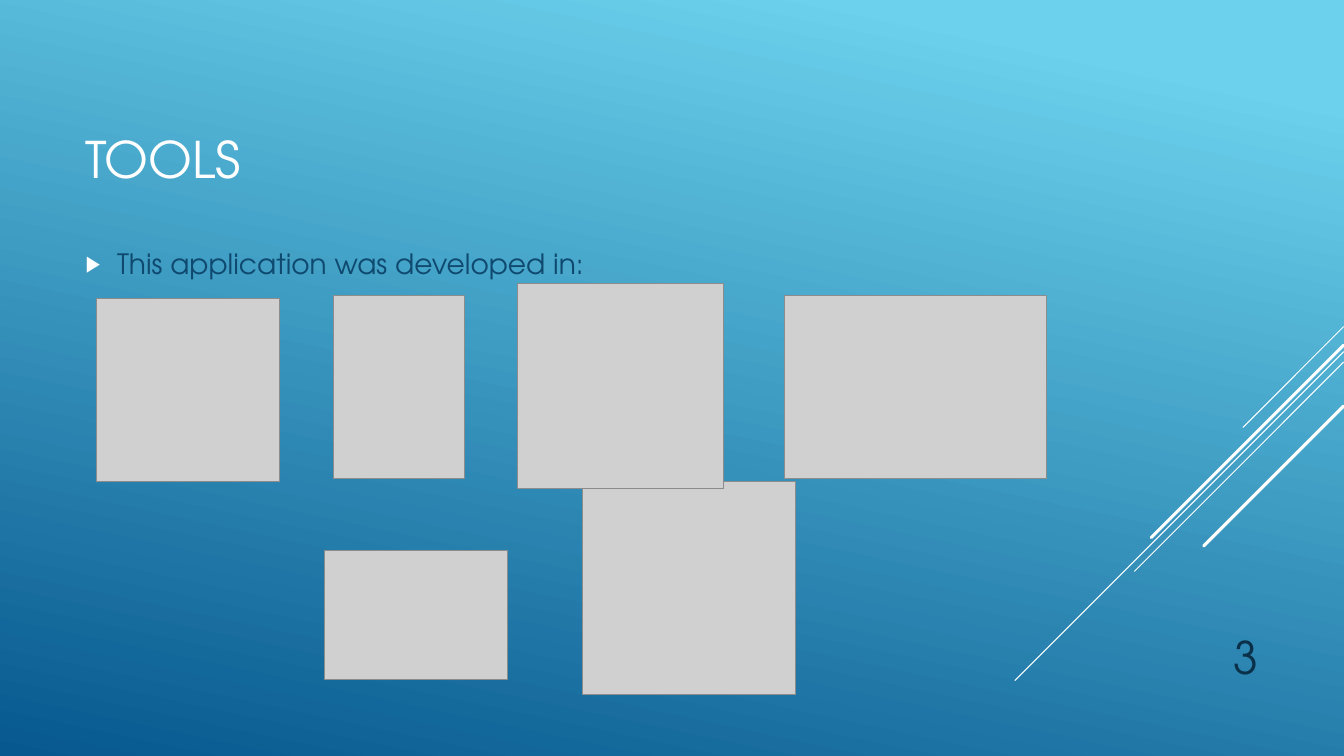
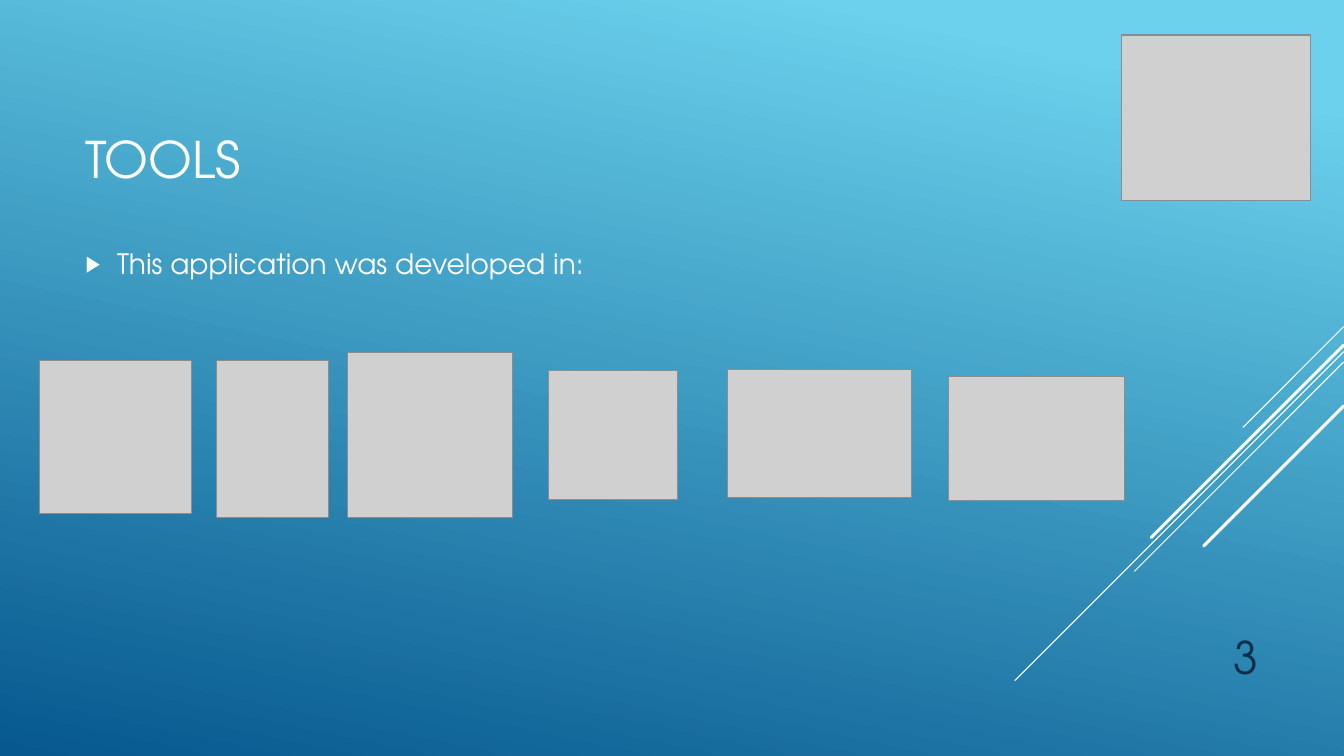
Before and after one commit to abarny/PTDawinSujet13, a slide deck: slide 3 of TeamShare.pptx. Drawn at 1344x756 pixels with LibreOffice and Linux fonts; fonts in the diff are those of the drawing; grey boxes stand for pictures. Boxes give left, top, right and bottom in pixels: in the first picture for what was removed or moved away, otherwise in the second. Text is boxed around its words. In the diff, an @@ line names an element or a change of style, - is before the commit and + after.

```diff
--- a/TeamShare.pptx
+++ b/TeamShare.pptx
@@ picture added at (1122, 35, 1311, 201) @@
@@ text "This application was developed in:" at (117, 253, 583, 280): text colour #0F496F to #FFFFFF @@
@@ picture: place and size @@
-picture at (518, 283, 724, 489)
+picture at (348, 352, 512, 516)
@@ picture: place and size @@
-picture at (97, 298, 280, 482)
+picture at (39, 361, 192, 513)
@@ picture: place and size @@
-picture at (334, 295, 465, 479)
+picture at (217, 361, 329, 517)
@@ picture: place and size @@
-picture at (583, 482, 796, 695)
+picture at (548, 371, 678, 500)
@@ picture: place and size @@
-picture at (784, 295, 1048, 479)
+picture at (728, 369, 912, 498)
@@ picture: place and size @@
-picture at (325, 551, 508, 680)
+picture at (949, 377, 1125, 501)
```
Also in this commit, not shown: 3 other slides changed, 13 slides added, 12 slides removed.
